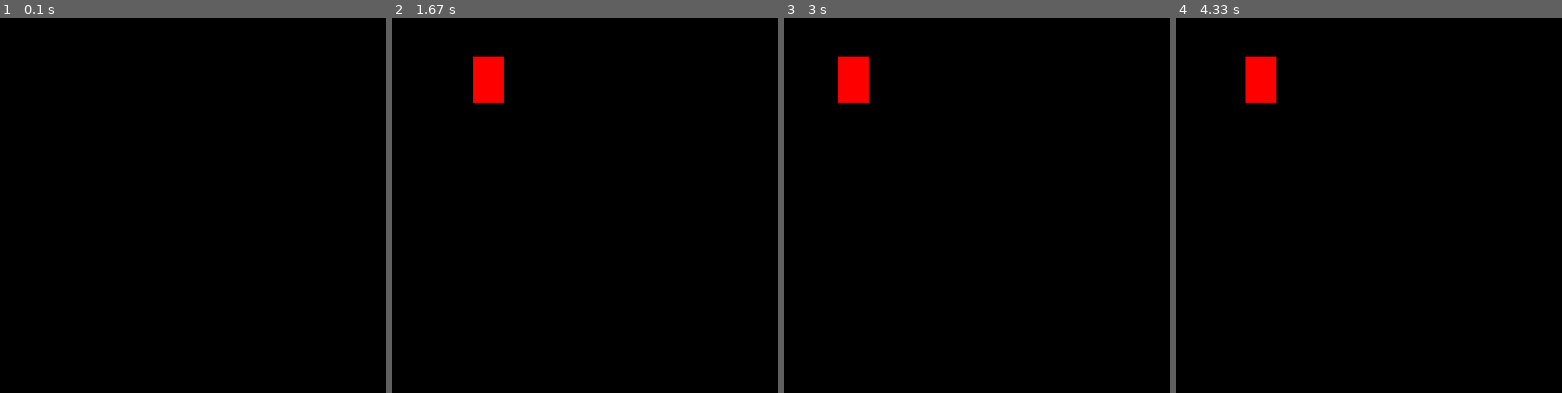
Above: before the commit, frames 1-4 (left to right).
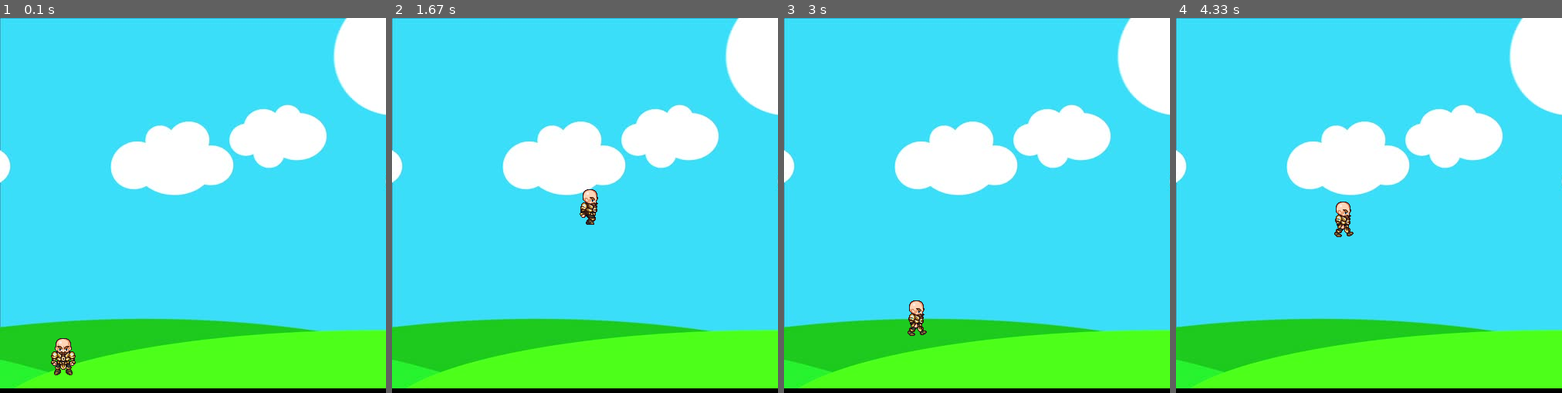
Above: after the commit, the same moments.

Repository: Noknight41/pygame
Game: pygame game, started from firstGame.py
The game is run twice, just before and just after one commit, with the same random seed, the same clock (stepped at 60 frames per second) and the same inputs.
Inputs:
- Up to frame 1 (0.1 s): no input
- Up to frame 2 (1.67 s): hold Space 0.33-0.8 s; hold Right 0.33-0.8 s; hold Right 0.83-1.3 s; tap Space at 0.9, 1.2, 1.4 s; hold Right from 1.33 s (still down)
- Up to frame 3 (3 s): tap Space at 1.7, 1.9, 2.2, 2.47, 2.77, 2.9 s; release Right at 1.8 s; hold Left 1.83-2.37 s; hold Left 2.4-2.8 s; hold Right from 2.83 s (still down)
- Up to frame 4 (4.33 s): tap Space at 3.2, 3.57, 3.87, 4.07 s; release Right at 3.47 s; hold Left 3.5-3.97 s; hold Right from 4 s (still down)

The runs differ from the first frame. In frame 1, 99% of the frame differs, in the area x 0-100%, y 0-99%; in frame 2, 99%; in frame 3, 99%; in frame 4, 99%.

Commit message:
Add Sprite

Diff:
--- a/firstGame.py
+++ b/firstGame.py
@@ -3,39 +3,89 @@
 pygame.init()
 
 # Screen
-win = pygame.display.set_mode((500, 500,))
+sw = 500
+sh = 500
+win = pygame.display.set_mode((sw, sh))
 pygame.display.set_caption("First Game")
+
+asset = """Asset#1/"""
+#Sprite
+walkRight = [pygame.image.load(asset + 'R1.png'), pygame.image.load(asset + 'R2.png'), pygame.image.load(asset + 'R3.png'), pygame.image.load(asset + 'R4.png'), pygame.image.load(asset + 'R5.png'), pygame.image.load(asset + 'R6.png'), pygame.image.load(asset + 'R7.png'), pygame.image.load(asset + 'R8.png'), pygame.image.load(asset + 'R9.png')]
+walkLeft = [pygame.image.load(asset + 'L1.png'), pygame.image.load(asset + 'L2.png'), pygame.image.load(asset + 'L3.png'), pygame.image.load(asset + 'L4.png'), pygame.image.load(asset + 'L5.png'), pygame.image.load(asset + 'L6.png'), pygame.image.load(asset + 'L7.png'), pygame.image.load(asset + 'L8.png'), pygame.image.load(asset + 'L9.png')]
+bg = pygame.image.load(asset + 'bg.jpg')
+char = pygame.image.load(asset + 'standing.png')
 
 #Variable
 x = 50
-y = 50
-width = 40
-height = 60
+y = 400
+width = 64
+height = 64
 vel = 5
 
-#Main Loop
+clock = pygame.time.Clock()
+
+isJump = False
+jumpCount = 10
+left = False
+right = False
+walkCount = 0
+
+# Redraw
+def redrawGameWindow():
+    global walkCount
+    win.blit(bg, (0,0))
+    if walkCount + 1 >= 27:
+        walkCount = 0
+    if left:
+        win.blit(walkLeft[walkCount//3], (x,y))
+        walkCount += 1
+    elif right:
+        win.blit(walkRight[walkCount//3], (x,y))
+        walkCount += 1
+    else:
+        win.blit(char, (x,y))
+    pygame.display.update()
+
+# Main Loop
 run = True
 while run:
-    pygame.time.delay(100)
+    clock.tick(27)
 
     for event in pygame.event.get():
         if event.type == pygame.QUIT:
             run = False
 
-    keys  = pygame.key.get_pressed()
+    keys = pygame.key.get_pressed()
 
-    if keys[pygame.K_LEFT]:
+    # Movement and Boundaries
+    if keys[pygame.K_LEFT] and x > vel:
         x = x - vel
-    if keys[pygame.K_RIGHT]:
+        left = True
+        right = False
+    elif keys[pygame.K_RIGHT] and x < sw - vel - width:
         x = x + vel
-    if keys[pygame.K_UP]:
-        y = y - vel
-    if keys[pygame.K_DOWN]:
-        y = y + vel
-
-    win.fill((0,0,0))
-    pygame.draw.rect(win, (255, 0, 0), (x, y, width, height))
-    pygame.display.update()
-
+        left = False
+        right = True
+    else:
+        right = False
+        left = False
+        walkCount = 0
+    if not(isJump): # Disabled when jump
+        if keys[pygame.K_SPACE]:
+            isJump = True
+            right = False
+            left = False
+            walkCount = 0
+    else:
+        if jumpCount >= -10:
+            neg = 1
+            if jumpCount < 0:
+                neg = -1
+            y = y - neg * (jumpCount ** 2) * 0.5
+            jumpCount = jumpCount - 1
+        else:
+            isJump = False
+            jumpCount = 10
+    redrawGameWindow()
 
 pygame.quit()
Binary file added: Asset#1/L1.png
Binary file added: Asset#1/L10E.png
Binary file added: Asset#1/L11E.png
Binary file added: Asset#1/L1E.png
Binary file added: Asset#1/L2.png
Binary file added: Asset#1/L2E.png
Binary file added: Asset#1/L3.png
Binary file added: Asset#1/L3E.png
Binary file added: Asset#1/L4.png
Binary file added: Asset#1/L4E.png
Binary file added: Asset#1/L5.png
Binary file added: Asset#1/L5E.png
(and 30 more such lines)
